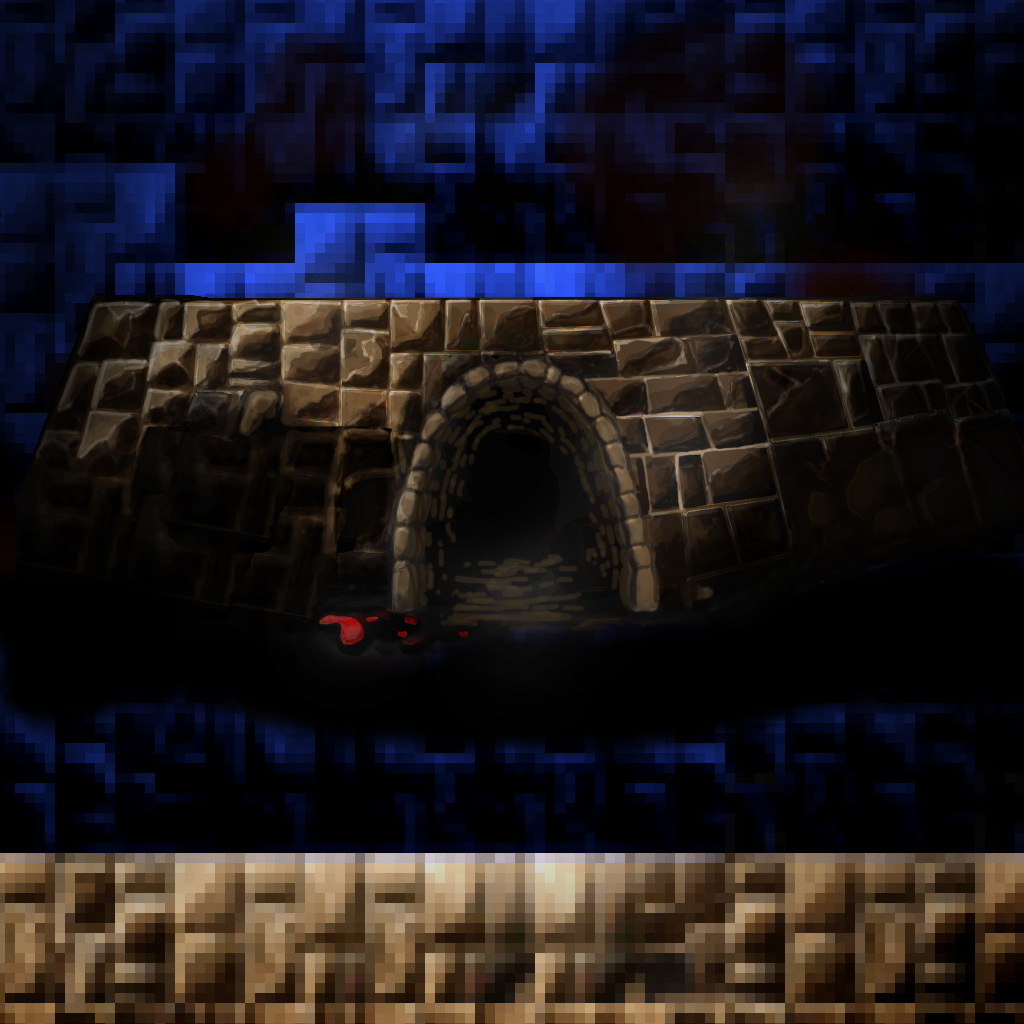
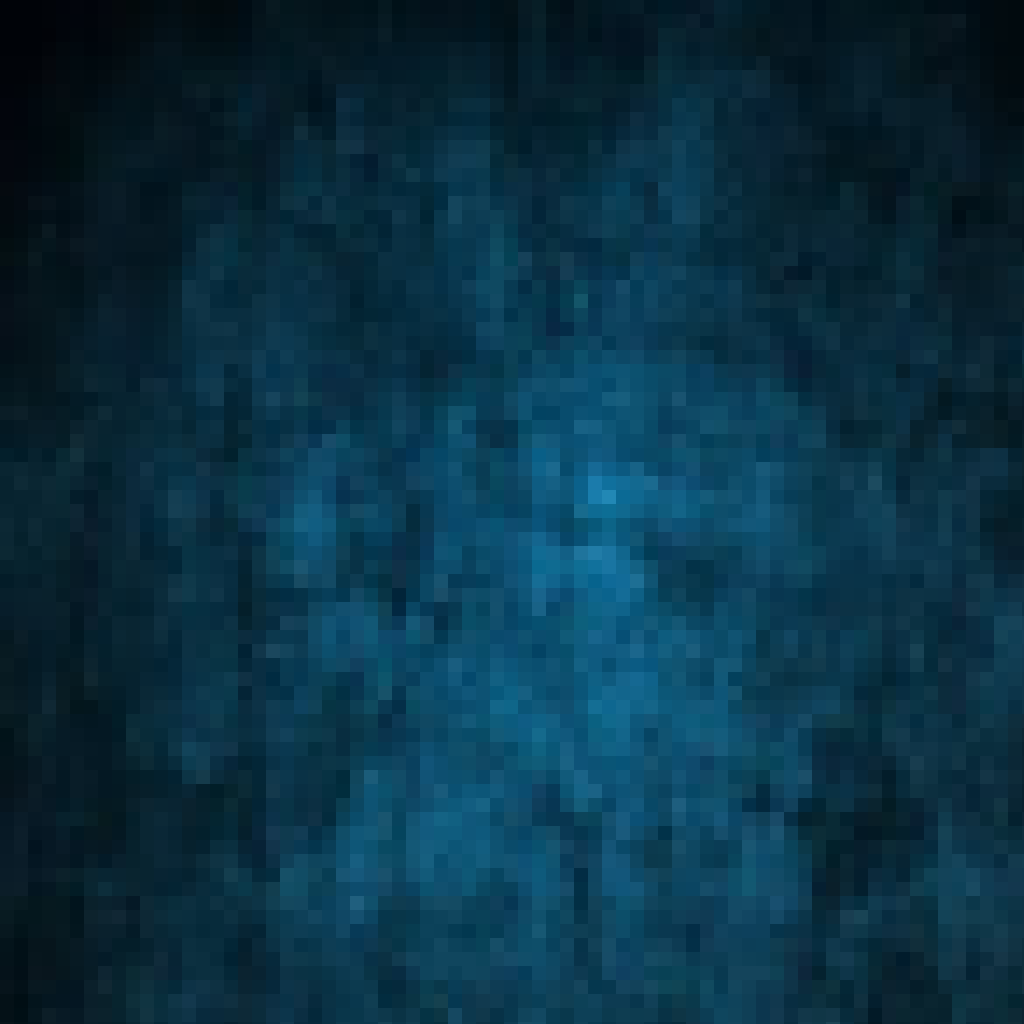
Before/after of a 1024×1024 layered artwork. What changed in the layer stack:
added layer "Pasted Layer #1" above "Layer #2" over [left=0, top=0, right=1024, bottom=1024]
